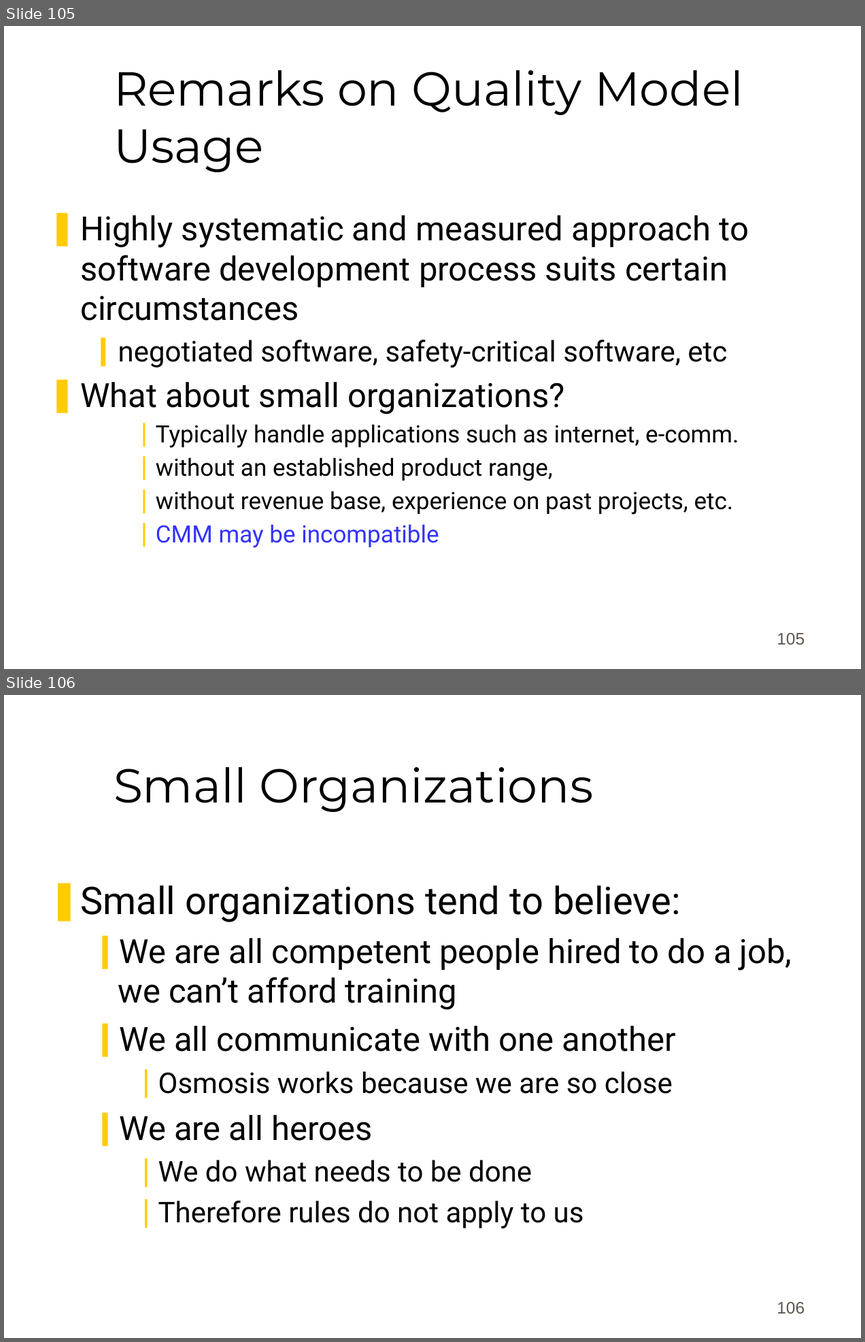
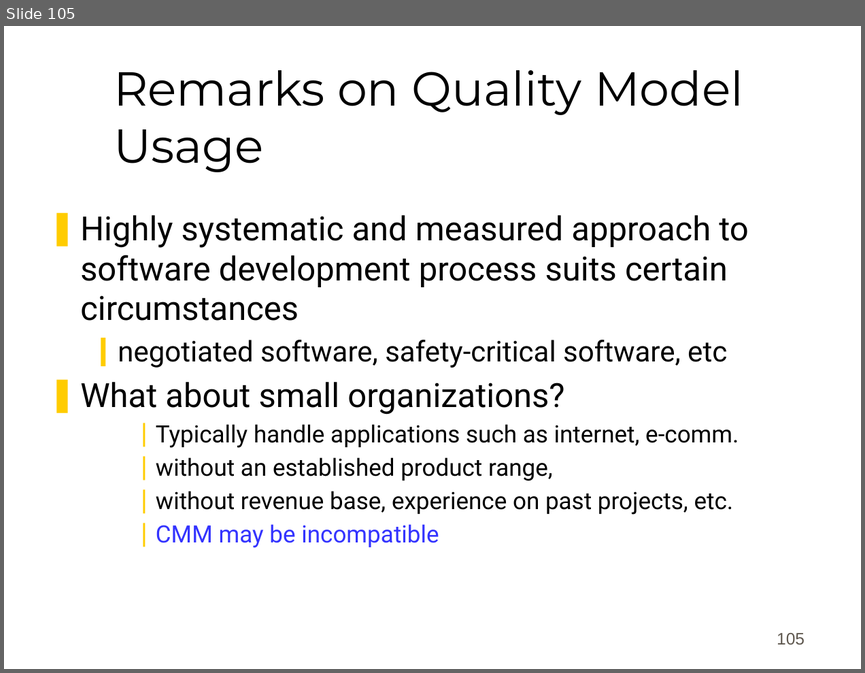
Before and after one commit to mananmongia/clg, a slide deck: SE/lect14.ppt. Shown one above the other, each under a label of ours: slides 105 and 106 before the commit, slide 105 after it. The pictures are 865x1342 and 865x673 pixels, drawn with LibreOffice and Linux fonts; fonts in the diff are those of the drawing; background and template pictures are left out. Boxes give left, top, right and bottom in pixels: in the first picture for what was removed or moved away, otherwise in the second. Text is boxed around its words. In the diff, an @@ line names an element or a change of style, - is before the commit and + after.

```diff
--- a/SE/lect14.ppt
+++ b/SE/lect14.ppt
@@ slide 106 removed at [4, 695, 861, 1338], background #FFFFFF @@
@@ title removed at [113, 767, 593, 812] @@
-Small Organizations
@@ text removed at [80, 885, 792, 1228] @@
-❚ Small organizations tend to believe:
-  ❙ We are all competent people hired to do a job, we can’t afford training
-  ❙ We all communicate with one another
-    ❘ Osmosis works because we are so close
-  ❙ We are all heroes
-    ❘ We do what needs to be done
-    ❘ Therefore rules do not apply to us
@@ page number removed at [776, 1302, 804, 1314] @@
-106
```
Also in this commit, not shown: 56 slides changed, 5 other slides removed, 11 other files.
